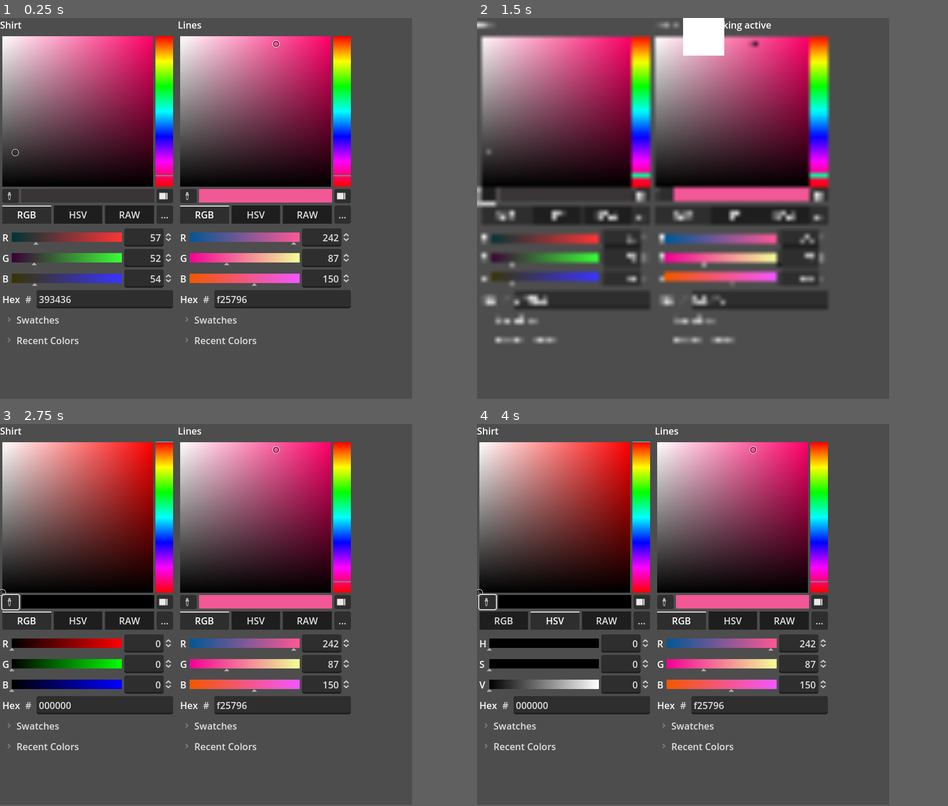
Above: before the commit, frames 1-4 (two rows, left to right).
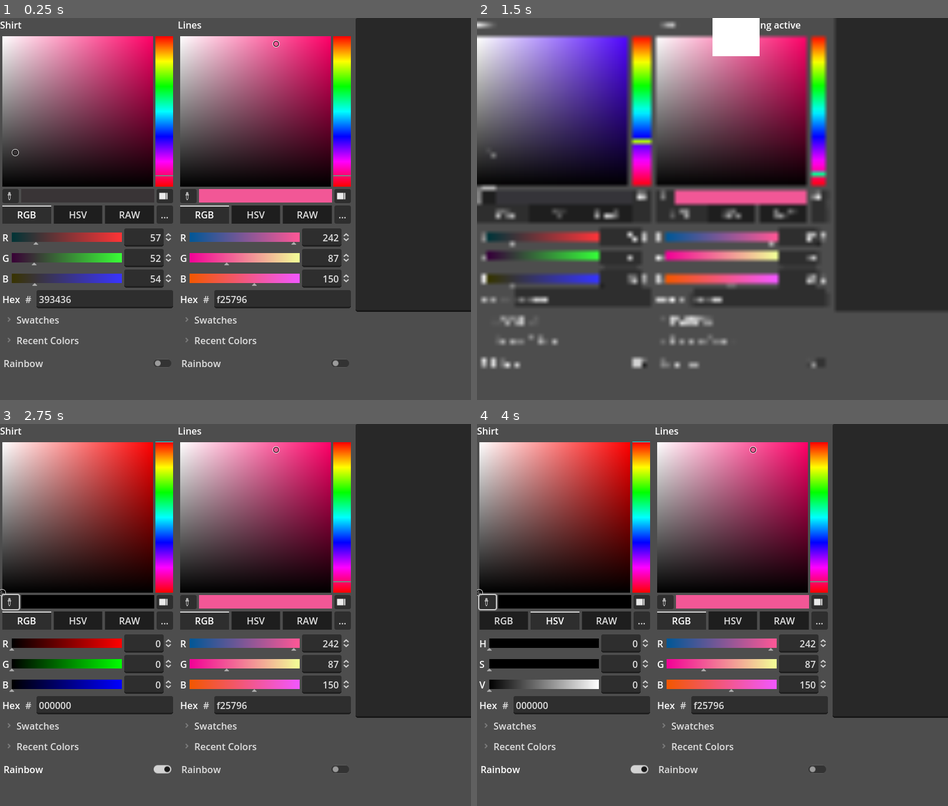
Above: after the commit, the same moments.

Repository: RayHammer/vts-parabellium
Game: Godot game, scene res://UI.tscn
The game is run twice, just before and just after one commit, with the same random seed, the same clock (stepped at 60 frames per second) and the same inputs.
Inputs (mouse positions are in pixels of both pictures, inside the frame that each line leads up to):
- Up to frame 1 (0.25 s): no input
- Up to frame 2 (1.5 s): click (552, 361) at 0.5 s, where only the run after the commit has a clickable "Rainbow"; click (486, 197) at 1.27 s
- Up to frame 3 (2.75 s): click (9, 599) at 2.02 s
- Up to frame 4 (4 s): click "RGB" at 2.75 s; click "HSV" at 3.5 s
In our replay, the window is 700x648 before the commit and 800x650 after it. These sizes can differ from the game's own. Grey fills any space a smaller window leaves; there, only what the larger window draws over its background counts as a difference.

The runs differ from the first frame. In frame 1, 13% of the frame differs, in the area x 0-100%, y 0-100%; in frame 2, 31%; in frame 3, 13%; in frame 4, 13%.

Commit message:
Added preset saving and rainbow mode

Diff:
--- a/ColorField.gd
+++ b/ColorField.gd
@@ -2,9 +2,9 @@
 
 @export var update_time = 1.0 / 10
 var update_time_left = update_time
+var is_rainbow = false
 var color_picker
 
-# Called when the node enters the scene tree for the first time.
 func _ready():
 	super()
 	color_picker = get_node("ColorPicker")
@@ -12,11 +12,11 @@
 	parameters[name + "R"] = color.r8
 	parameters[name + "G"] = color.g8
 	parameters[name + "B"] = color.b8
-	pass # Replace with function body.
+	pass
 
-
-# Called every frame. 'delta' is the elapsed time since the previous frame.
 func _process(delta):
+	if is_rainbow:
+		color_picker.color.h = wrapf(color_picker.color.h + delta, 0, 1)
 	update_time_left = min(0, update_time_left - delta)
 	if update_time_left <= 0:
 		_on_color_changed(color_picker.color)
@@ -34,6 +34,22 @@
 		})
 	return output
 
+func read_config(config):
+	var data = JSON.parse_string(config.get_value(name, "presets"))
+	for i in data:
+		color_picker.add_preset(Color(i))
+	pass
+
+func write_config(config):
+	var presets = color_picker.get_presets()
+	var data = []
+	for i in presets:
+		data.append(i.to_html(false))
+	config.set_value(name, "presets", JSON.stringify(data))
+	pass
+
+func _on_rainbow_toggled(state: bool):
+	is_rainbow = state
 
 func _on_color_changed(color):
 	set_parameters.emit([
--- a/TrackedField.gd
+++ b/TrackedField.gd
@@ -17,3 +17,9 @@
 
 func get_parameter_data() -> Array:
 	return []
+
+func read_config(_config: ConfigFile):
+	pass
+
+func write_config(_config: ConfigFile):
+	pass
--- a/UI.gd
+++ b/UI.gd
@@ -5,6 +5,7 @@
 }
 
 @export var websocket_url = "ws://localhost:8001"
+@export var config_path = "user://config.cfg"
 @export var verbose = true
 
 var plugin_name = "Parabellium"
@@ -22,8 +23,14 @@
 var _once = true
 
 func _ready():
+	var config = ConfigFile.new()
+	if config.load(config_path) == OK:
+		for node in get_children():
+			if node.is_in_group("TrackedFields"):
+				node.read_config(config)
+				pass
 	_socket.connect_to_url(websocket_url)
-	pass # Replace with function body.
+	pass
 
 func _process(_delta):
 	_socket.poll()
@@ -43,7 +50,16 @@
 		WebSocketPeer.STATE_CLOSED:
 			var code = _socket.get_close_code()
 			var reason = _socket.get_close_reason()
-			print("WebSocket closed with code: %d, reason: %s. Clean: %s" % [code, reason, code != -1])
+			if verbose:
+				print("WebSocket closed with code: %d, reason: %s. Clean: %s" % [code, reason, code != -1])
+	pass
+
+func _exit_tree():
+	var config = ConfigFile.new()
+	for node in get_children():
+		if node.is_in_group("TrackedFields"):
+			node.write_config(config)
+	config.save(config_path)
 	pass
 
 func parse_response(response):
@@ -105,7 +121,6 @@
 func add_custom_params():
 	print("Adding custom parameters")
 	for node in get_children():
-		#print("Found node: ", node.name, ", class name: ", node.get_class())
 		if node.is_in_group("TrackedFields"):
 			for param in node.get_parameter_data():
 				var request = new_request("ParameterCreationRequest", param)
--- a/UI.tscn
+++ b/UI.tscn
@@ -4,12 +4,11 @@
 [ext_resource type="Script" path="res://ColorField.gd" id="2_rr15g"]
 
 [node name="UI" type="HBoxContainer"]
-anchors_preset = 15
-anchor_right = 1.0
-anchor_bottom = 1.0
-grow_horizontal = 2
-grow_vertical = 2
+offset_right = 788.0
+offset_bottom = 598.0
 script = ExtResource("1_04aos")
+verbose = false
+metadata/_edit_use_anchors_ = true
 
 [node name="CustomShirt" type="VBoxContainer" parent="."]
 layout_mode = 2
@@ -24,6 +23,10 @@
 color = Color(0.223529, 0.203922, 0.211765, 1)
 edit_alpha = false
 
+[node name="RainbowCheck" type="CheckButton" parent="CustomShirt"]
+layout_mode = 2
+text = "Rainbow"
+
 [node name="CustomLines" type="VBoxContainer" parent="."]
 layout_mode = 2
 script = ExtResource("2_rr15g")
@@ -37,5 +40,18 @@
 color = Color(0.94902, 0.341176, 0.588235, 1)
 edit_alpha = false
 
+[node name="RainbowCheck" type="CheckButton" parent="CustomLines"]
+layout_mode = 2
+text = "Rainbow"
+
+[node name="TextEdit" type="TextEdit" parent="."]
+custom_minimum_size = Vector2(200, 500)
+layout_mode = 2
+size_flags_horizontal = 0
+size_flags_vertical = 0
+editable = false
+
 [connection signal="color_changed" from="CustomShirt/ColorPicker" to="CustomShirt" method="_on_color_changed"]
+[connection signal="toggled" from="CustomShirt/RainbowCheck" to="CustomShirt" method="_on_rainbow_toggled"]
 [connection signal="color_changed" from="CustomLines/ColorPicker" to="CustomLines" method="_on_color_changed"]
+[connection signal="toggled" from="CustomLines/RainbowCheck" to="CustomLines" method="_on_rainbow_check_toggled"]
--- a/project.godot
+++ b/project.godot
@@ -17,7 +17,8 @@
 
 [display]
 
-window/size/viewport_width=700
+window/size/viewport_width=800
+window/size/viewport_height=650
 
 [dotnet]
 
Not shown, added: export_presets.cfg
